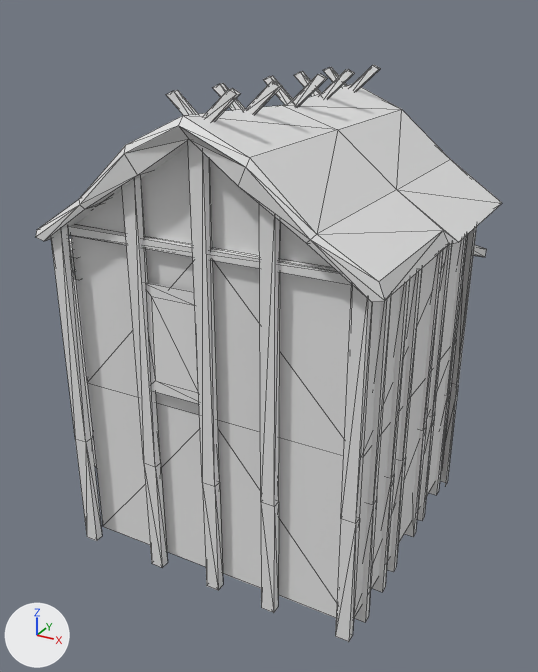
One commit to the COLLADA model art/meshes/structural/caro_storehouse_C.dae: the scene before it, then after it.
Before and after are seen from a camera (50 mm lens) standing at (0.262, -0.531, 0.319) and looking at (-0.033, 0.005, 0.051). Arrows for +X, +Y and +Z are at lower left; the lights stay in place. Mesh edges are drawn as thin lines.

In view in the first picture: 'storehouse'.
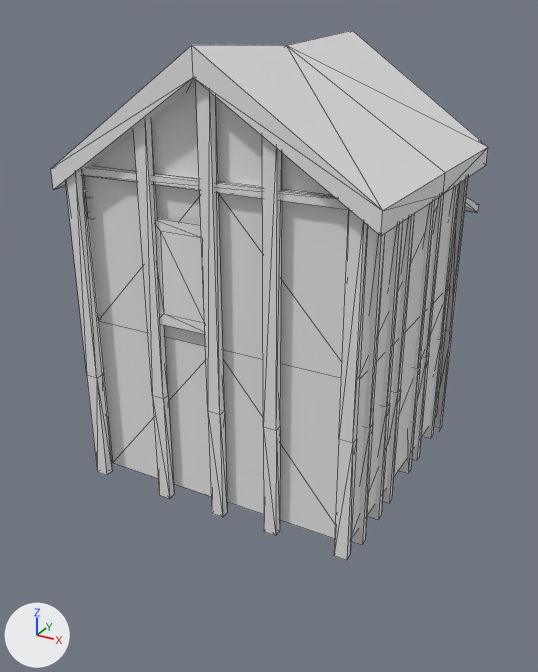
Boxes [x1, y1, x2, y2] around the edits, measured in the pictures (538 x 672 px; the box of a moved part takes in the faces that stretch with it):
'storehouse', reshaped, moved, rescaled (6% narrower, 8% shorter): before [35, 65, 502, 642]; after [51, 30, 488, 560]
part 1 of me_cube_005, rebuilt (6% narrower): before [35, 84, 502, 302]; after [51, 30, 488, 236]
part 2 of me_cube_005, deleted: before [166, 65, 381, 121]
part 3 of me_cube_005, moved or reshaped: before [71, 250, 82, 280]; after [84, 192, 94, 219]

The change, as a diff of the scene's bpy script:
```diff
--- a/art/meshes/structural/caro_storehouse_C.dae.py
+++ b/art/meshes/structural/caro_storehouse_C.dae.py
@@ me_cube_005 @@
 # used by ob_storehouse; location = (0.0, -0.016, 0.109); rotation_euler = (0.0, 0.0, 3.142), in degrees (0, 0, 180); scale = (1.24, 0.8, 0.8)
 # verts and faces of me_cube_005; kept vertices keep their numbers, new ones are numbered from 449
 # before: 139 (0.092, 0.155, 0.033) at pixel (78, 280), 140 (0.092, -0.135, 0.033), 141 (0.092, 0.155, 0.055) at pixel (76, 258), 142 (0.092, -0.135, 0.055), 143 (0.105, 0.155, 0.033)
 # before: 144 (0.105, -0.135, 0.033), 145 (0.105, 0.155, 0.055), 146 (0.105, -0.135, 0.055)
-me_cube_005.from_pydata(...)  # 449 vertices, 592 faces; spans x -0.109..0.172, y -0.272..0.178, z -0.285..0.209
+me_cube_005.from_pydata(...)  # 328 vertices, 410 faces; spans x -0.105..0.172, y -0.272..0.172, z -0.285..0.2
+# me_cube_005 part 1: the loose piece of 59 vertices spanning x -0.109..0.111, y -0.162..0.178, z 0.073..0.191 is rebuilt with 18 vertices and now spans x -0.105..0.111, y -0.153..0.172, z 0.063..0.2
+# me_cube_005 part 2: 10 loose pieces with 80 vertices, spanning x -0.02..0.021, y -0.138..0.154, z 0.172..0.209, are deleted
+# me_cube_005 part 3
+delete_faces([(141, 142, 145), (139, 143, 144), (142, 146, 145), (139, 144, 140)])
+faces += [(141, 145, 142), (139, 144, 143), (142, 145, 146), (139, 140, 144)]
@@ ob_storehouse @@
 ob_storehouse = bpy.data.objects.new('storehouse', me_cube_005)
-ob_storehouse.location = (0.0, -0.016, 0.109)
+ob_storehouse.location = (0.0, -0.016, 0.155)
 ob_storehouse.rotation_euler = (0.0, 0.0, 3.142)  # degrees (0, 0, 180)
-ob_storehouse.scale = (1.24, 0.8, 0.8)
+ob_storehouse.scale = (1.15, 0.737, 0.737)
```
